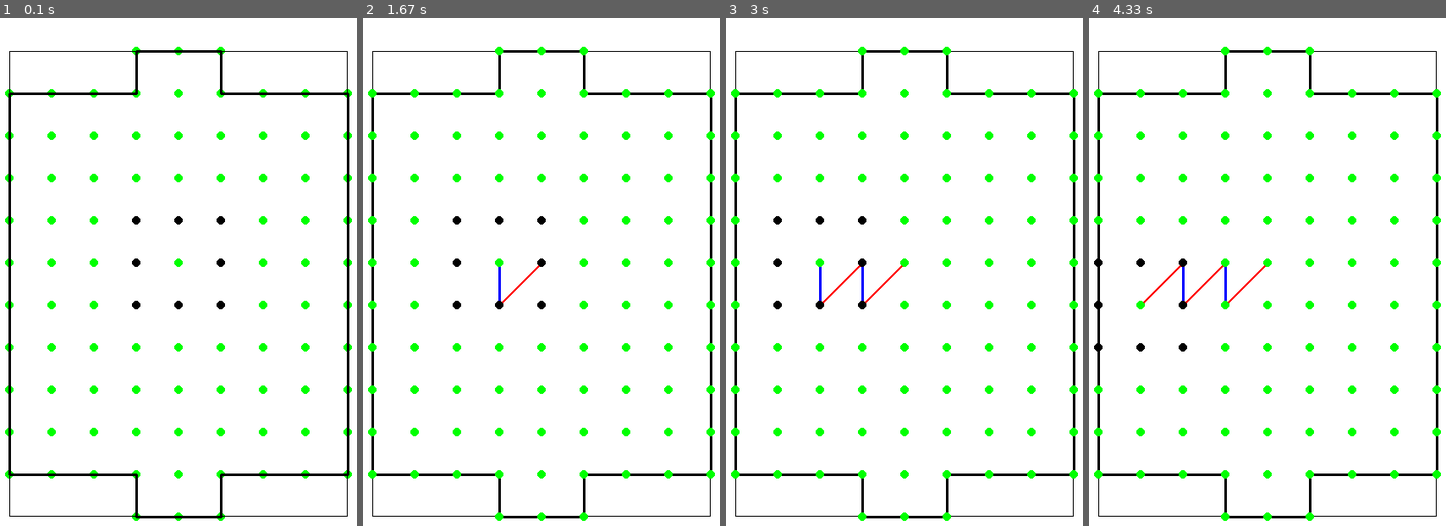
Above: before the commit, frames 1-4 (left to right).
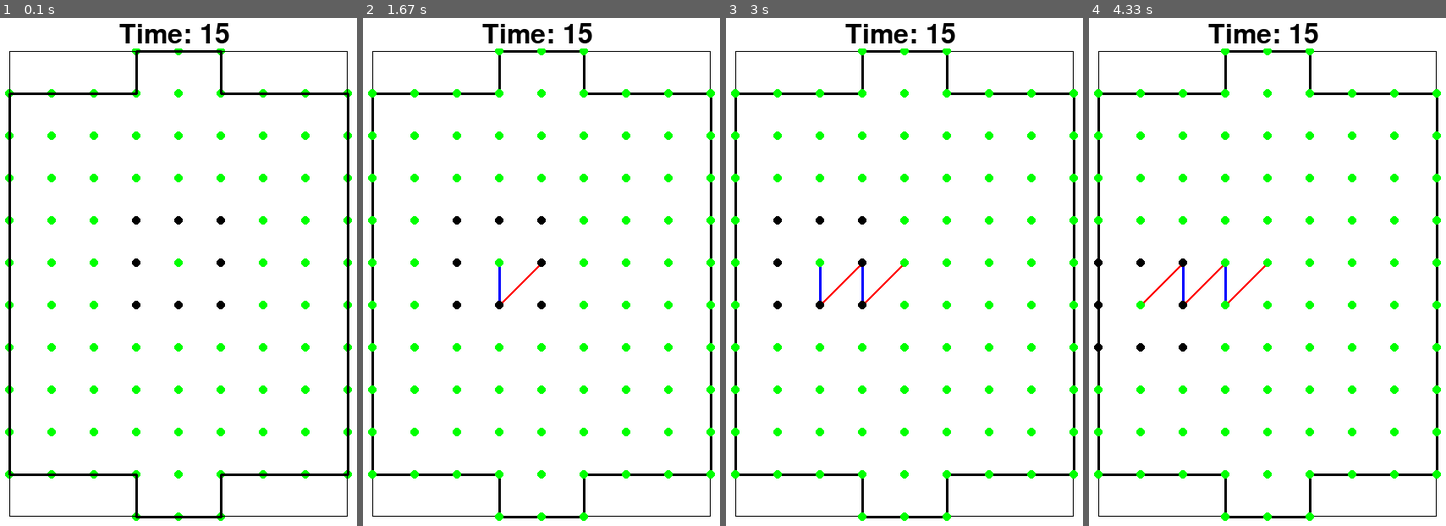
Above: after the commit, the same moments.

Repository: KWeselski/pygame_paper_soccer
Game: pygame game, started from main.py
The game is run twice, just before and just after one commit, with the same random seed, the same clock (stepped at 60 frames per second) and the same inputs.
Inputs (mouse positions are in pixels of both pictures, inside the frame that each line leads up to):
- Up to frame 1 (0.1 s): no input
- Up to frame 2 (1.67 s): click (498, 302) at 0.38 s; click (502, 261) at 0.72 s; tap Enter at 1.5 s
- Up to frame 3 (3 s): click (818, 302) at 1.88 s; click (818, 261) at 2.72 s
- Up to frame 4 (4.33 s): click (1138, 302) at 3.55 s

The runs differ from the first frame. In frame 1, 0.5% of the frame differs, in the area x 33-65%, y 1-6%; in frame 2, 0.5%; in frame 3, 0.5%; in frame 4, 0.5%.

Commit message:
add timer

Diff:
--- a/main.py
+++ b/main.py
@@ -2,6 +2,7 @@
 from pygame.locals import *
 import threading
 import time
+
 class Points():
 
     def draw_point(self,cords,color):
@@ -24,8 +25,6 @@
         self.color = color
         self.turn = turn
 
-
-
 pygame.init()
 
 WINDOWWIDTH = 480
@@ -39,8 +38,6 @@
 WHITE = (255, 255, 255)
 GREEN = (0, 255, 0)
 
-
-
 size = 50
 boardwidth = 8
 boardheight = 11
@@ -52,8 +49,14 @@
 global isClicked
 global BALL
 global first_move
-
-
+frame_count = 0
+
+
+clock = pygame.time.Clock()
+
+frame_rate = 60
+start_ticks = 15
+font = pygame.font.Font('freesansbold.ttf', 32)
 POINTS_pos = []
 LINES = []
 PLAYERS = []
@@ -63,7 +66,6 @@
 point_for_skip = [(1,1),(1,2),(1,3),(1,7),(1,8),(1,9),
                 (boardheight+1,1),(boardheight+1,2),(boardheight+1,3),
                 (boardheight+1,7),(boardheight+1,8),(boardheight+1,9)]
-
 
 def draw_court(Points_list):
     left_side_idx = [x for x in range(0,10)]
@@ -75,7 +77,6 @@
     draw_line_in_court(right_side_idx)
     draw_line_unsorted_in_court(up_side_idx)
     draw_line_unsorted_in_court(down_side_idx)
-
 
 def draw_line_unsorted_in_court(list_):
     points_in = []
@@ -107,8 +108,6 @@
         if (z,i) in list_:
             point.goalpoint = True
 
-
-
 def draw_points():
     goal_points_idx = [(1,4),(1,5),(1,6),(12,4),(12,5),(12,6)]
     cnt = 0
@@ -135,8 +134,6 @@
         cnt -= 1
     pygame.draw.rect(DISPLAYSURF,BLACK,[size,size,boardwidth*size,boardheight*size],1)
 
-
-
 def clear_display(points_):
     for obj in points_:
         obj.draw_point(obj.cords,GREEN)
@@ -173,7 +170,14 @@
 
     return near_n
 
+def countdown(seconds):
+    if int(seconds) > 15:
+            seconds=-1
+            return seconds
+    print("Seconds: {:.0f}".format(seconds))
+
 def change_turn():
+
     if player1.turn == False:
         player2.turn=False
         player1.turn=True
@@ -188,6 +192,7 @@
         pygame.draw.line(DISPLAYSURF,WHITE,line[0],line[1],4)
 
 def pick_another_point(point_x):
+    global frame_count
     neigh = find_near_points(point_x)
     mouse_cords = (mouse_x,mouse_y)
     active_player=None
@@ -224,6 +229,7 @@
                         clear_display(POINTS_pos)
                         find_near_points(current_point.point_pos)
                         change_turn()
+                        frame_count=0
                         return current_point.point_pos
     current_point = point_x
     return current_point
@@ -252,7 +258,25 @@
         current_point = check_position(BALL,POINTS_pos)
         pick_another_point(current_point)
 
-
+    total_seconds = start_ticks - (frame_count // frame_rate)
+    if total_seconds == 0:
+        change_turn()
+        frame_count=0
+
+    minutes = total_seconds // 60
+    seconds = total_seconds % 60
+    output_string = "Time: {0:02}".format(seconds)
+    text = font.render(output_string, True, BLACK,WHITE)
+    DISPLAYSURF.blit(text, [180, 15])
+
+    frame_count += 1
+    clock.tick(frame_rate)
+    pygame.display.flip()
+    #if int(seconds) >= 15:
+            #seconds=seconds - 15
+    #actual_second = "{:.0f}".format(seconds)
+    #text = font.render(actual_second,True,BLUE,WHITE)
+    #DISPLAYSURF.blit(text,(60,55))
 
     for event in pygame.event.get():
         if event.type == pygame.QUIT:
@@ -264,6 +288,5 @@
             current_point = pick_another_point(current_point)
 
         elif event.type == KEYDOWN:
-            check_index()
-
+            pass
     pygame.display.update()
